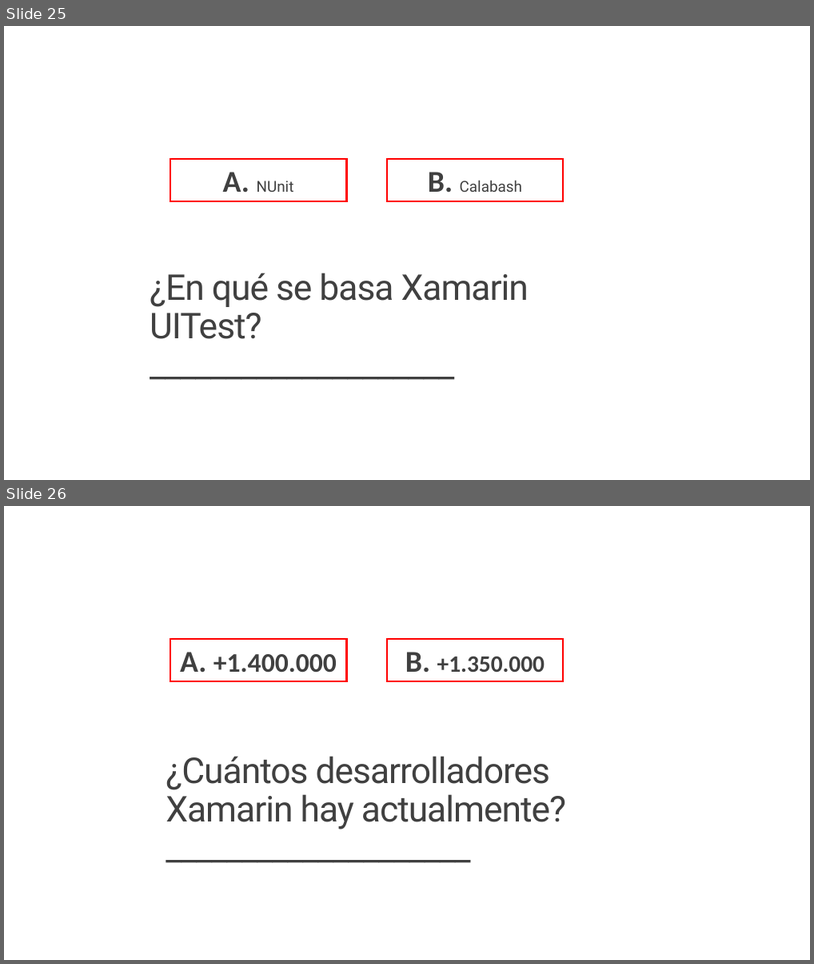
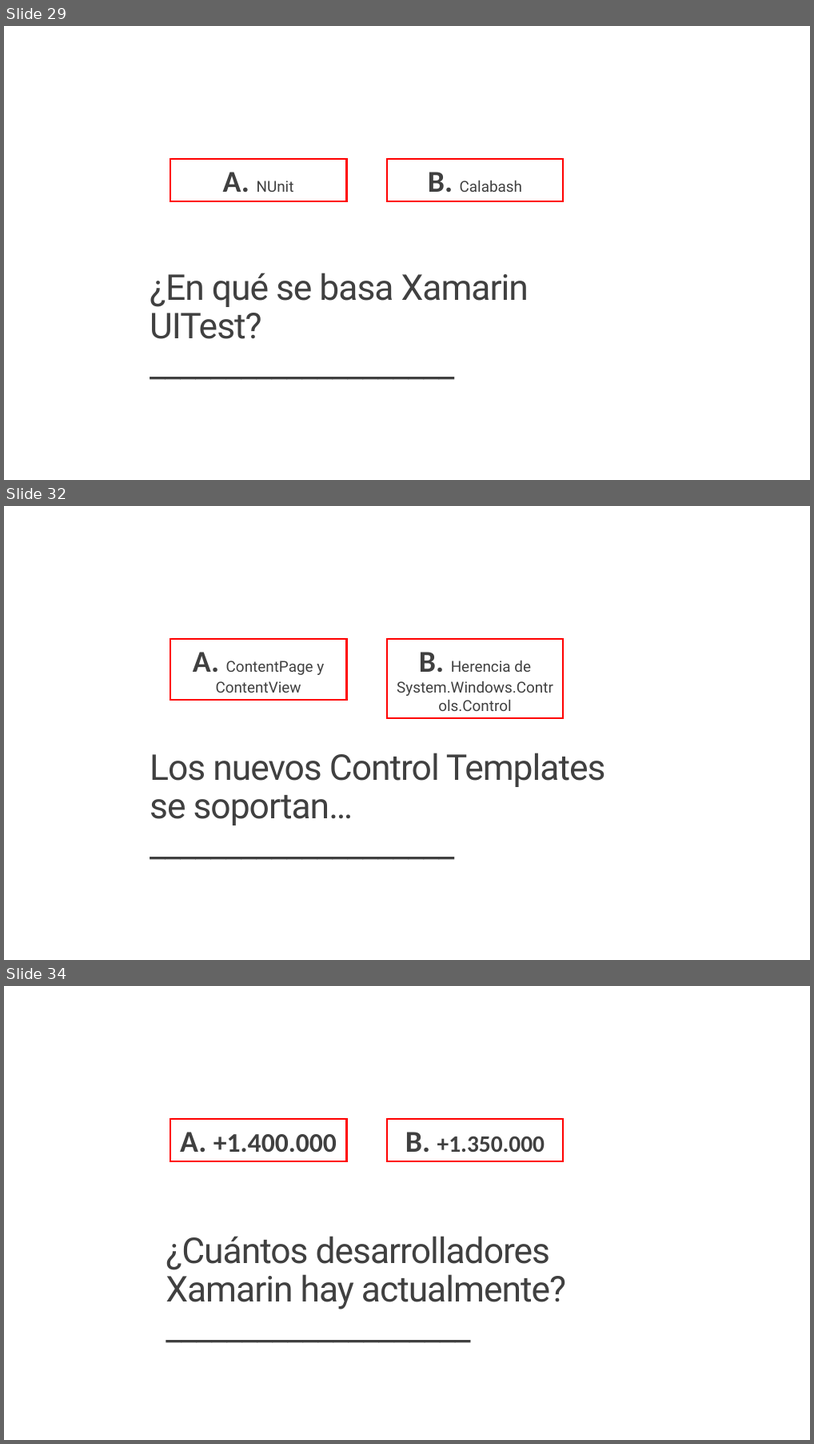
Before and after one commit to jsuarezruiz/Events, a slide deck: Xamarin 4 Party/03. Xamarin 4 Contest.pptx. Shown one above the other, each under a label of ours: slides 25 and 26 before the commit, slides 29, 32 and 34 after it; the slides between them are not shown. The pictures are 814x964 and 814x1444 pixels, drawn with LibreOffice and Linux fonts; fonts in the diff are those of the drawing. Boxes give left, top, right and bottom in pixels: in the first picture for what was removed or moved away, otherwise in the second. Text is boxed around its words. In the diff, an @@ line names an element or a change of style, - is before the commit and + after.

```diff
--- a/Xamarin 4 Party/03. Xamarin 4 Contest.pptx
+++ b/Xamarin 4 Party/03. Xamarin 4 Contest.pptx
@@ slide 32 added at box(4, 506, 810, 960), background #FFFFFF @@
@@ rectangle added at box(170, 639, 347, 700), outline #FF0000 2.25 pt, 18 pt, text #404040 @@
+A. ContentPage y ContentView
@@ rectangle added at box(387, 639, 563, 718), outline #FF0000 2.25 pt, 18 pt, text #404040 @@
+B. Herencia de System.Windows.Controls.Control
@@ title added at box(150, 752, 606, 825), 42.3 pt, text #404040 @@
+Los nuevos Control Templates se soportan…
+____________________
@@ what was slide 25 is now slide 29 @@
@@ what was slide 26 is now slide 34 @@
```
Also in this commit, not shown: 7 other slides added, 22 other files.
